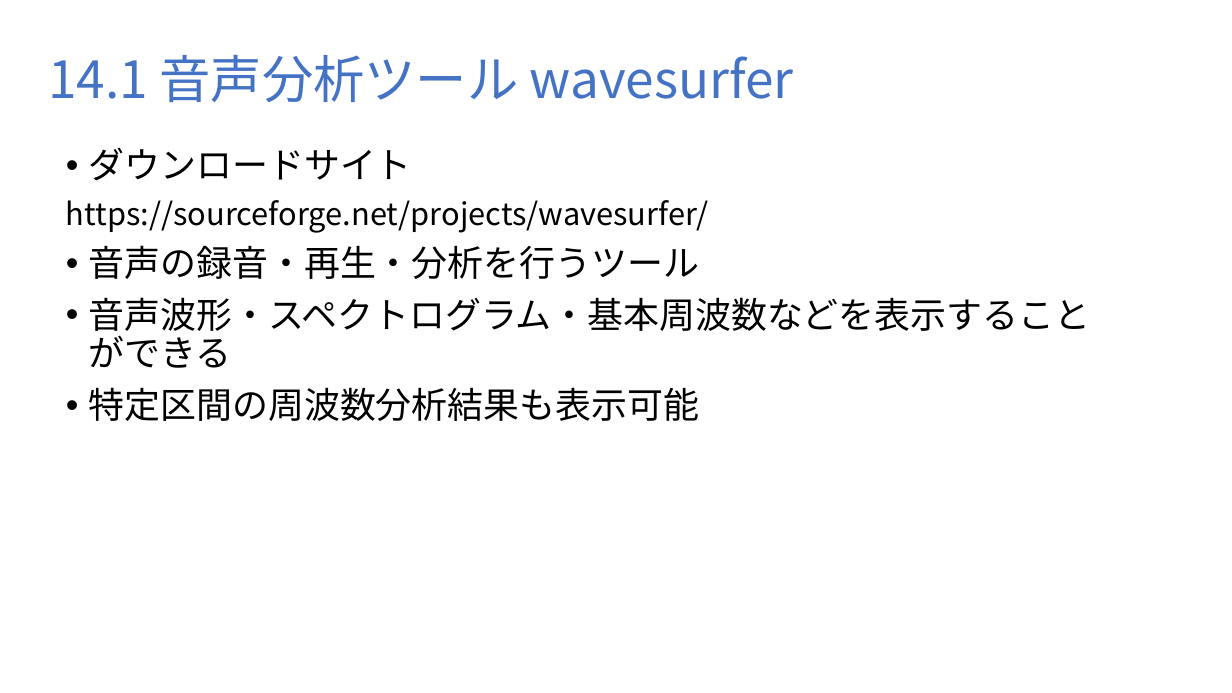
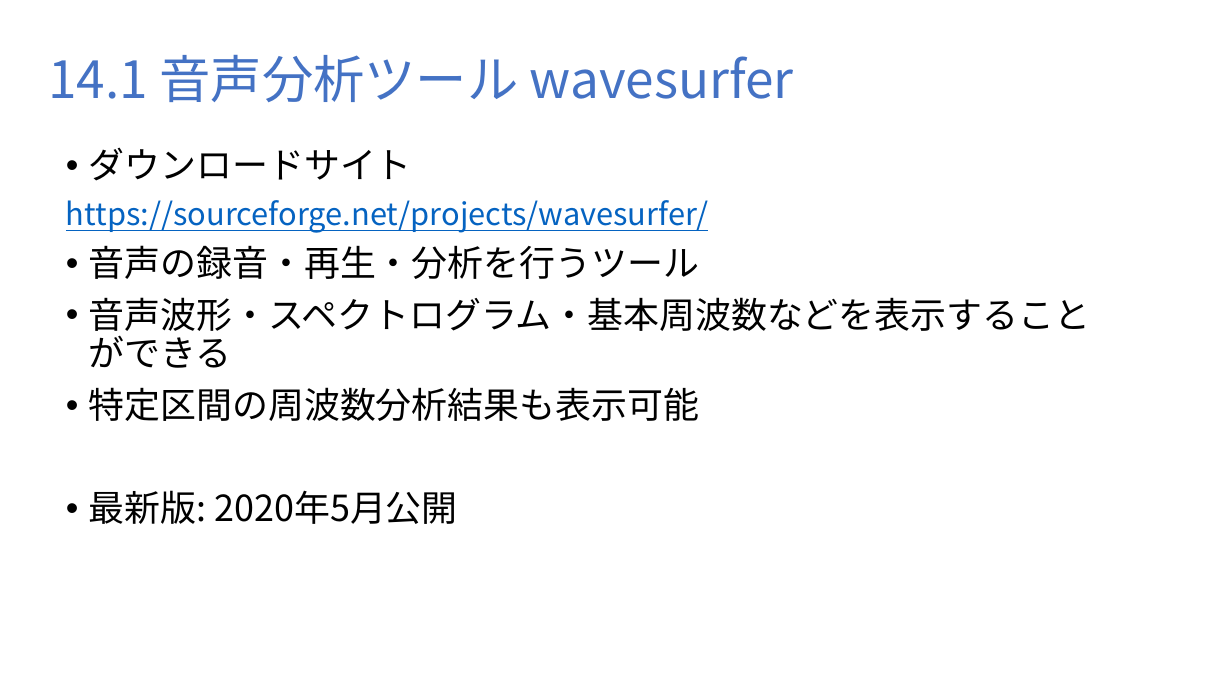
Before and after one commit to MasahiroAraki/GuideToASR, a slide deck: slide 2 of pptx/chap14.pptx. Drawn at 1232x693 pixels with LibreOffice and Linux fonts; fonts in the diff are those of the drawing. Boxes give left, top, right and bottom in pixels: in the first picture for what was removed or moved away, otherwise in the second. Text is boxed around its words. In the diff, an @@ line names an element or a change of style, - is before the commit and + after.

```diff
--- a/pptx/chap14.pptx
+++ b/pptx/chap14.pptx
@@ text at [66,200,708,233]: text colour #000000 to #0563C1, underline on in "https://sourceforge.net/projects/wavesurfer/" @@
@@ text at [89,490,458,524]: paragraph added @@
+• 最新版: 2020年5月公開
```
Also in this commit, not shown: 4 other slides changed.
